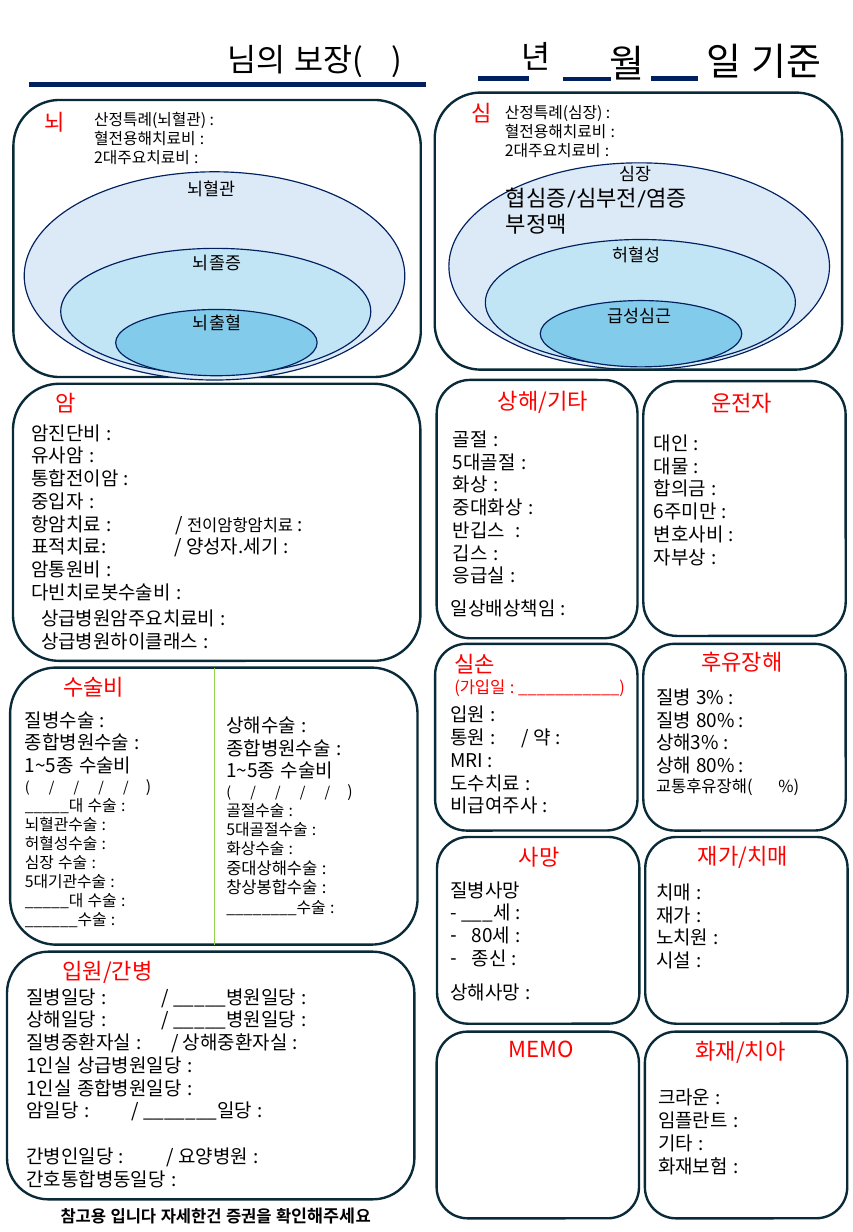
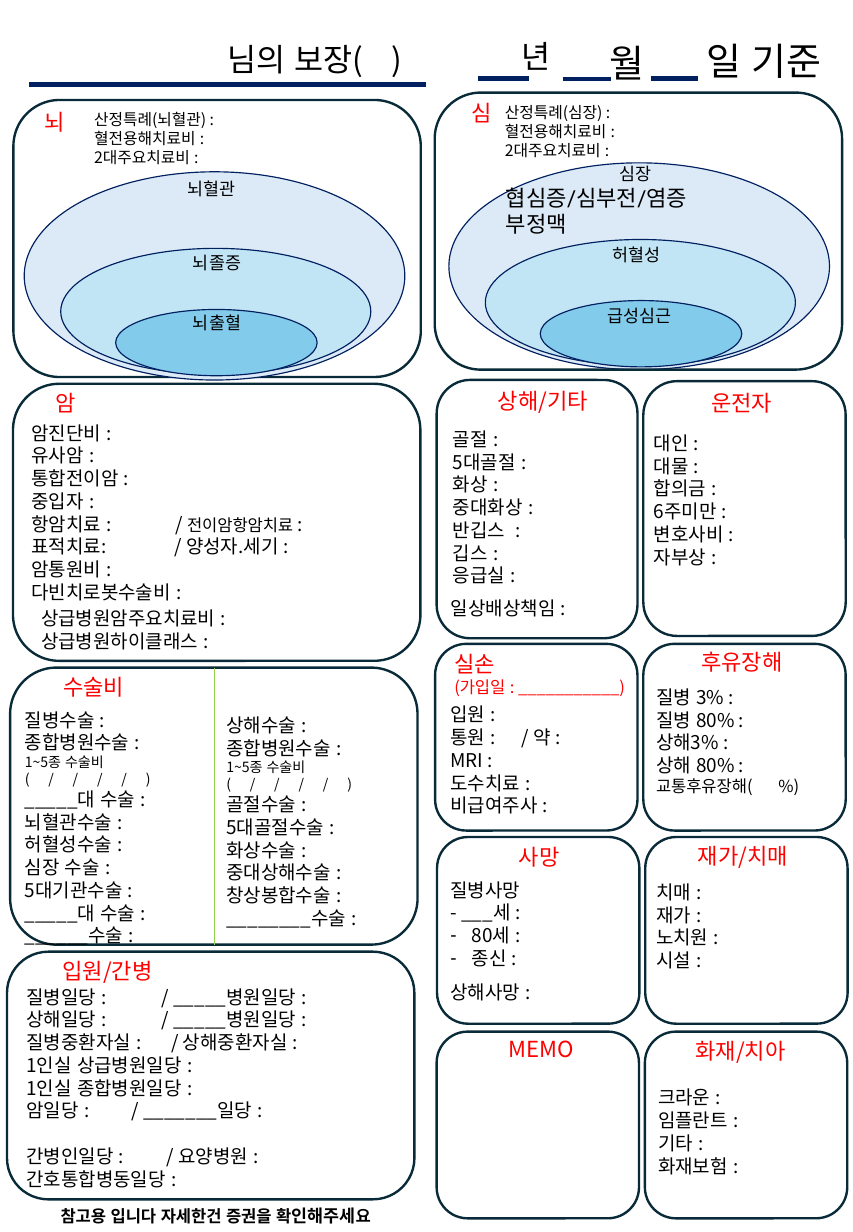
Before and after one commit to bokkile83-ui/barum-bunseok-backend, a slide deck: slide 1 of ppt_form.pptx. Drawn at 853x1232 pixels with LibreOffice and Linux fonts; fonts in the diff are those of the drawing. Boxes give left, top, right and bottom in pixels: in the first picture for what was removed or moved away, otherwise in the second. Text is boxed around its words. In the diff, an @@ line names an element or a change of style, - is before the commit and + after.

```diff
--- a/ppt_form.pptx
+++ b/ppt_form.pptx
@@ text at box(25, 583, 170, 946): size 12 to 8.9 pt in "1~5종 수술비"; size 9 to 8.9 pt in "( / / / /"; size 10 to 8.9 pt in ")"; size 10 to 12 pt in "_____대 수술 :", "뇌혈관수술 :", "허혈성수술 :", "심장 수술 :" and 3 more places @@
@@ text at box(226, 760, 346, 928): size 12 to 8.9 pt in "1~5종 수술비"; size 9 to 8.9 pt in "( / / / /"; size 10 to 8.9 pt in ")"; size 10 to 12 pt in "골절수술 :", "5대골절수술 :", "화상수술 :", "________수술 :"; size 10.5 to 12 pt in "중대상해수술 :", "창상봉합수술 :" @@
```
Also in this commit, not shown: 1 other file.
